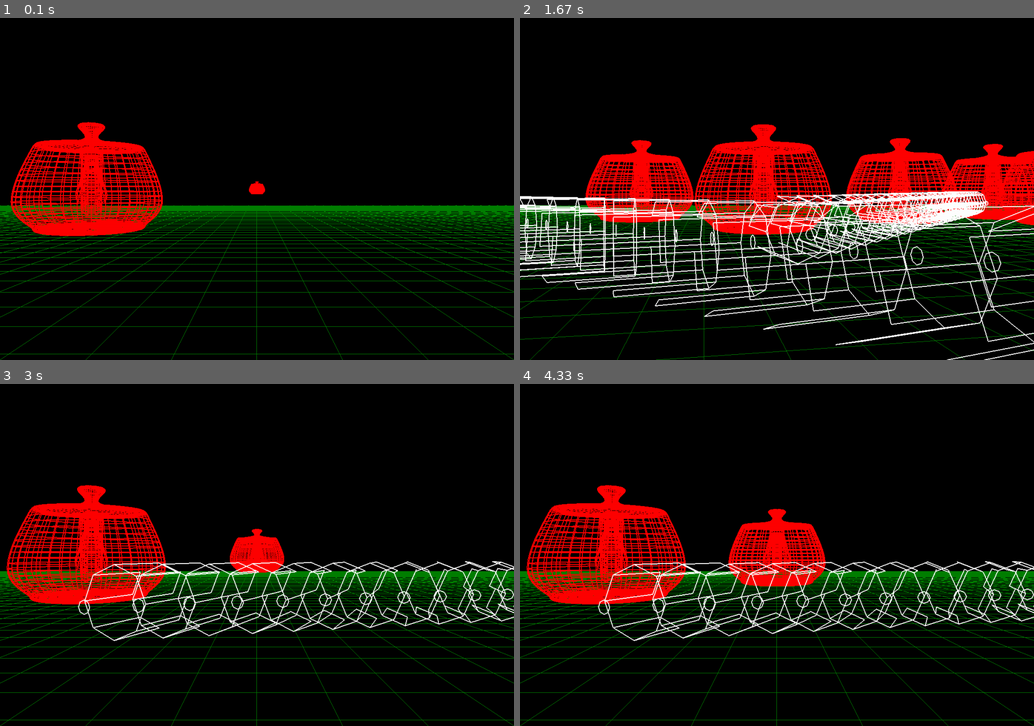
Above: before the commit, frames 1-4 (two rows, left to right).
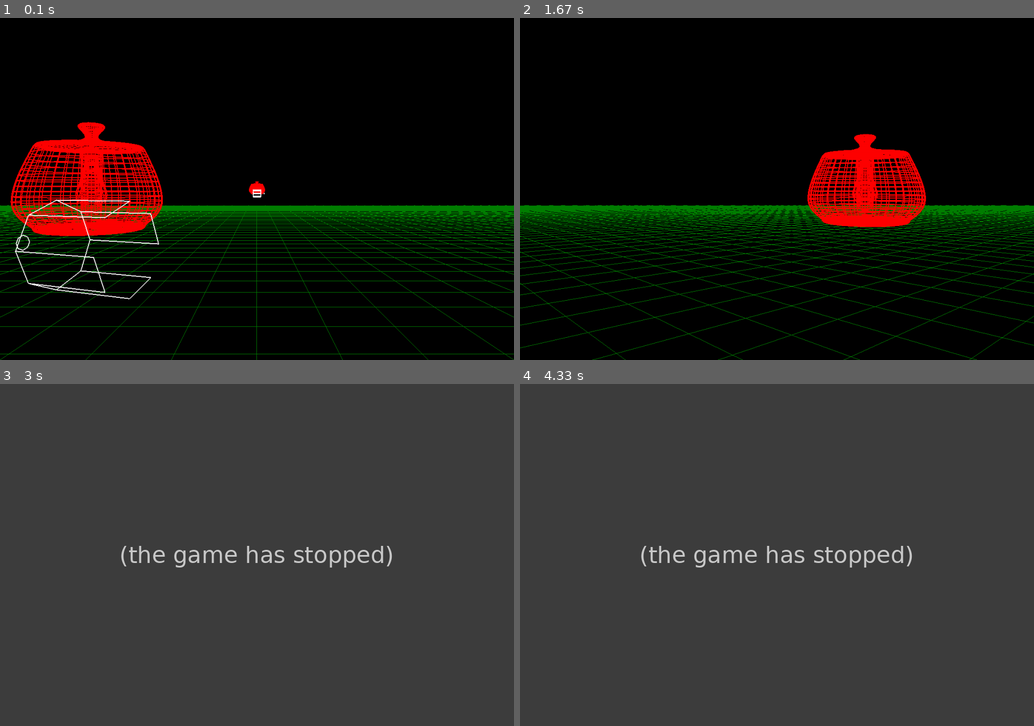
Above: after the commit, the same moments.

Repository: Bluebotlabz/The-Ultimate-Py-Game
Game: pygame game, started from main.py
Two runs of this game, one before a commit and one after it. Both use one fixed random seed, a clock stepped at 60 frames per second and the inputs below.
Inputs (mouse positions are in pixels of both pictures, inside the frame that each line leads up to):
- Up to frame 1 (0.1 s): no input
- Up to frame 2 (1.67 s): hold Right 0.33-0.8 s; move the mouse to (756, 202) at 0.37 s; hold Right 0.83-1.3 s; hold Left from 1.33 s (still down)
- Up to frame 3 (3 s): release Left at 1.87 s; hold Left 1.9-2.3 s
- Up to frame 4 (4.33 s): no input

The runs differ from the first frame. In frame 1, 0.8% of the frame differs, in the area x 2-52%, y 50-83%; in frame 2, 30%; in frame 3, 100%; in frame 4, 100%, in the area x 0-100%, y 0-100%.
After the commit the program exited at 2.33 s; later frames show no game.

Commit message:
Add sounds and some fixed stuff

Diff:
--- a/main.py
+++ b/main.py
@@ -51,6 +51,18 @@
 Loading...
 """)
 
+###
+# Load sound files
+###
+pygame.mixer.init()
+reload_sound = pygame.mixer.Sound("./sounds/196907__dpoggioli__laser-gun-recharge.wav")
+death_sound = pygame.mixer.Sound("./sounds/542565__matthewholdensound__owi_crystalclass-shatter.wav")
+laser_sound1 = pygame.mixer.Sound("./sounds/667650__deltacode__weapon_laser1.wav")
+laser_sound2 = pygame.mixer.Sound("./sounds/667651__deltacode__weapon-laser2.wav")
+
+# load music
+pygame.mixer.music.load('./sounds/dark-night-141315.mp3')
+
 # Load the user's real name via active directory stuff
 # stolen from: https://serverfault.com/a/582710/779359
 # CC BY-SA 3.0
@@ -72,8 +84,11 @@
 # Initialise window
 pygame.init()
 windowSize = (1080, 720)
-pygame.display.set_mode(windowSize, DOUBLEBUF | OPENGL)
+screen = pygame.display.set_mode(windowSize, DOUBLEBUF | OPENGL)
 FPS_CLOCK = pygame.time.Clock()
+
+# Start music
+pygame.mixer.music.play(-1)
 
 # Load assets
 teapotOBJ = OBJ('./utah.obj')
@@ -82,6 +97,8 @@
 # Globals to store game state
 global score
 score = 0
+global ammo
+ammo = 0
 global teapots
 teapots = []
 global bullets
@@ -108,10 +125,19 @@
 playerAngle = [0, 270, 0] # Pitch, yaw, roll
 playerSpeed = 0.1
 
+bulletCooldown = 0
+score = 0
+
+global health
+health = 100
+
 # Create teapots
 teapots.append(Teapot(teapotOBJ, [0, -0.5, -50]))
 
 def renderScene():
+	global score
+	global health
+
 	# Draw a teapot
 	RenderGrid()
 
@@ -137,7 +163,11 @@
 				absDistance = math.sqrt(xDistance**2 + zDistance**2)
 
 				if (absDistance <= 1):
-					print("YOU DIED!!!!!!!!")
+					bullets.remove(bullet)
+					health -= 5
+					print("\nYOU HAVE BEEN HIT!")
+					print("HEALTH:", health)
+					print("SCORE:", score)
 			else:
 				# Calculate distance to player
 				xDistance = teapot.location[0] - bullet.location[0]
@@ -145,21 +175,28 @@
 				absDistance = math.sqrt(xDistance**2 + zDistance**2)
 
 				if (absDistance <= 1):
+					death_sound.play()
 					teapots.remove(teapot)
 					bullets.remove(bullet)
+					score += 1
+					if (health < 100):
+						health += 1 # Destroying a UTAH allows you to absorb its mechanical life force, unethical? Probably, but how else will you recover health?
+					print("\nDESTROYED A UTAH!")
+					print("HEALTH:", health)
+					print("SCORE:", score)
 
 		try:
 			if (teapot.tick(cameraPosition)):
 				# Calculate bullet end location
 				maxDistance = 100
-				xDistance = math.cos(math.radians(teapot.rotation[1]) + 180) * maxDistance
-				zDistance = math.sin(math.radians(teapot.rotation[1]) + 180) * maxDistance
+				xDistance = math.cos(math.radians((teapot.rotation[1] * -1) + 180)) * maxDistance
+				zDistance = math.sin(math.radians((teapot.rotation[1] * -1) + 180)) * maxDistance
 
 				endLocation = teapot.location.copy()
 				endLocation[0] += xDistance
 				endLocation[2] += zDistance
 
-				rotation = [90, 0, teapot.rotation[1]-90]
+				rotation = [90, 0, teapot.rotation[1]]
 
 				bullets.append(Bullet(bulletModel, teapot.location.copy(), endLocation, rotation=rotation, isPlayerBullet=False))
 			teapot.render()
@@ -181,24 +218,33 @@
 pygame.mouse.set_visible(False)
 
 while True:
+	playerSpeed = 0.05 + (0.05 * (health/100))
+
+	if (health <= 0):
+		print("========== GAME OVER!!! ==========")
+		print('= ' + ("Score:\t" + str(score)).center(25) + ' =')
+		print("==================================")
+		pygame.quit()
+		exit()
+
 	for event in pygame.event.get():
 		if event.type == pygame.QUIT:
 			pygame.quit()
 			quit()
 		elif event.type == KEYDOWN:
 			if (event.key == pygame.K_w):
-				playerVelocity[2] -= playerSpeed
+				playerVelocity[2] -= 1
 			elif (event.key == pygame.K_a):
-				playerVelocity[0] -= playerSpeed
+				playerVelocity[0] -= 1
 			elif (event.key == pygame.K_s):
-				playerVelocity[2] += playerSpeed
+				playerVelocity[2] += 1
 			elif (event.key == pygame.K_d):
-				playerVelocity[0] += playerSpeed
+				playerVelocity[0] += 1
 			elif (event.key == pygame.K_LEFT):
-				playerVelocity[3] -= 10
+				playerVelocity[3] -= 7
 			elif (event.key == pygame.K_RIGHT):
-				playerVelocity[3] += 10
-			elif (event.key == pygame.K_SPACE):
+				playerVelocity[3] += 7
+			elif (event.key == pygame.K_SPACE and bulletCooldown == 0):
 				# Calculate bullet end location
 				maxDistance = 100
 				xDistance = math.cos(math.radians(playerAngle[1])) * maxDistance
@@ -211,41 +257,52 @@
 				rotation = [90, 0, playerAngle[1]-90]
 
 				bullets.append(Bullet(bulletModel, cameraPosition.copy(), endLocation, rotation=rotation, isPlayerBullet=True))
+
+				if (random.randint(0, 10) > 5):
+					laser_sound1.play()
+				else:
+					laser_sound2.play()
+
+				bulletCooldown = 10 # Time to wait between bullet fires
+				ammo -= 1
 			elif (event.key == pygame.K_q): # Quits game
 				pygame.quit()
 				quit()
 		elif event.type == KEYUP:
 			if (event.key == pygame.K_w):
-				playerVelocity[2] += playerSpeed
+				playerVelocity[2] += 1
 			elif (event.key == pygame.K_a):
-				playerVelocity[0] += playerSpeed
+				playerVelocity[0] += 1
 			elif (event.key == pygame.K_s):
-				playerVelocity[2] -= playerSpeed
+				playerVelocity[2] -= 1
 			elif (event.key == pygame.K_d):
-				playerVelocity[0] -= playerSpeed
+				playerVelocity[0] -= 1
 			elif (event.key == pygame.K_LEFT):
-				playerVelocity[3] += 10
+				playerVelocity[3] += 7
 			elif (event.key == pygame.K_RIGHT):
-				playerVelocity[3] -= 10
-		elif event.type == MOUSEMOTION:
-			pass
-			#print(event.pos)
-			#pygame.mouse.set_pos((0, 0))
+				playerVelocity[3] -= 7
 
 	#glTranslatef(cameraPosition[0], cameraPosition[1], cameraPosition[2])
 	#glTranslatef(cameraPosition[0], cameraPosition[1], cameraPosition[2])
 
-	pygame.display.get_surface().fill((255, 255, 0))
+	if (ammo == 0):
+		reload_sound.play()
+		ammo = 10
 
 	playerAngle[1] += playerVelocity[3]
-	cameraPosition[0] -= math.sin(math.radians(playerAngle[1])) * playerVelocity[0]   +   math.cos(math.radians(playerAngle[1])) * playerVelocity[2]
+	cameraPosition[0] -= math.sin(math.radians(playerAngle[1])) * (playerVelocity[0] * playerSpeed)   +   math.cos(math.radians(playerAngle[1])) * (playerVelocity[2] * playerSpeed)
 	cameraPosition[1] += playerVelocity[1]
-	cameraPosition[2] -= math.cos(math.radians(playerAngle[1]+180)) * playerVelocity[0]   +   math.sin(math.radians(playerAngle[1])) * playerVelocity[2]
+	cameraPosition[2] -= math.cos(math.radians(playerAngle[1]+180)) * (playerVelocity[0] * playerSpeed)   +   math.sin(math.radians(playerAngle[1])) * (playerVelocity[2] * playerSpeed)
+
+	# Countdown the bullet timer thing
+	if (bulletCooldown != 0):
+		bulletCooldown -= 1
 
 	glClear(GL_COLOR_BUFFER_BIT | GL_DEPTH_BUFFER_BIT )
 	glTranslatef(-cameraPosition[0], -cameraPosition[1], -cameraPosition[2])
 	renderScene()
 	glTranslatef(cameraPosition[0], cameraPosition[1], cameraPosition[2])
 	glRotatef(playerVelocity[3], 0, 1, 0)
+
 	pygame.display.flip()
 	FPS_CLOCK.tick(30)
--- a/teapot.py
+++ b/teapot.py
@@ -41,7 +41,8 @@
 
             self.location[0] -= xDistance / 70
             self.location[2] -= zDistance / 70
-        else: # within distance... SHOOT BOILING TEA!!!
+
+        if (pygame.time.get_ticks() % 500 < 3):
             shootBullet = True
 
 
Not shown, added: sounds/196907__dpoggioli__laser-gun-recharge.wav
Not shown, added: sounds/542565__matthewholdensound__owi_crystalclass-shatter.wav
Not shown, added: sounds/667650__deltacode__weapon_laser1.wav
Not shown, added: sounds/667651__deltacode__weapon-laser2.wav
Not shown, added: sounds/dark-night-141315.mp3
